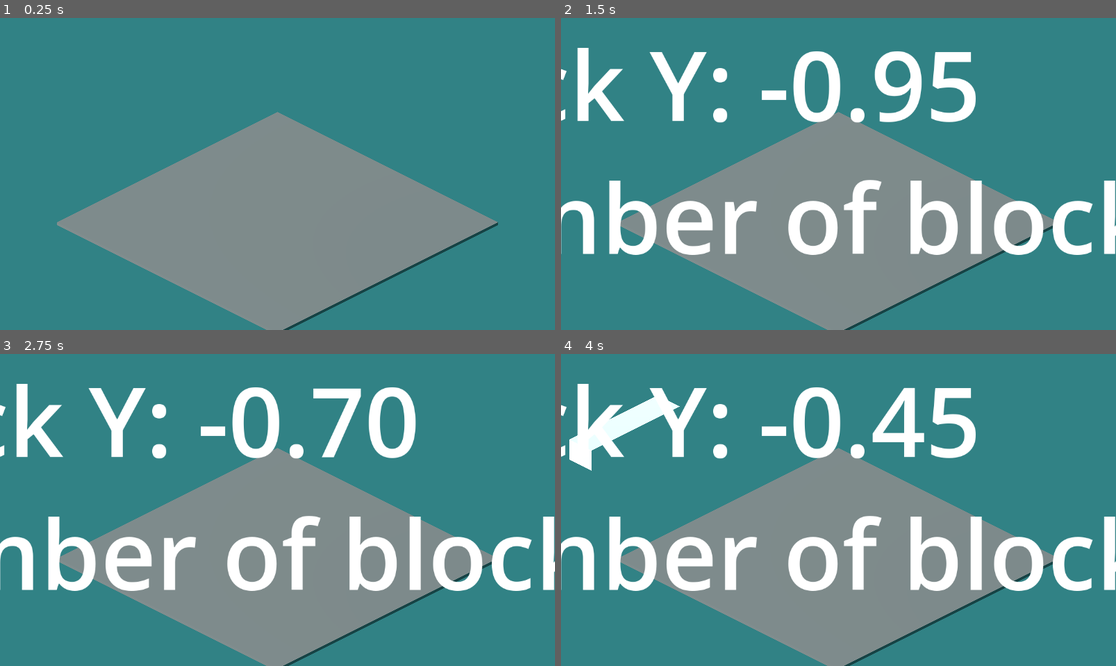
Above: before the commit, frames 1-4 (two rows, left to right).
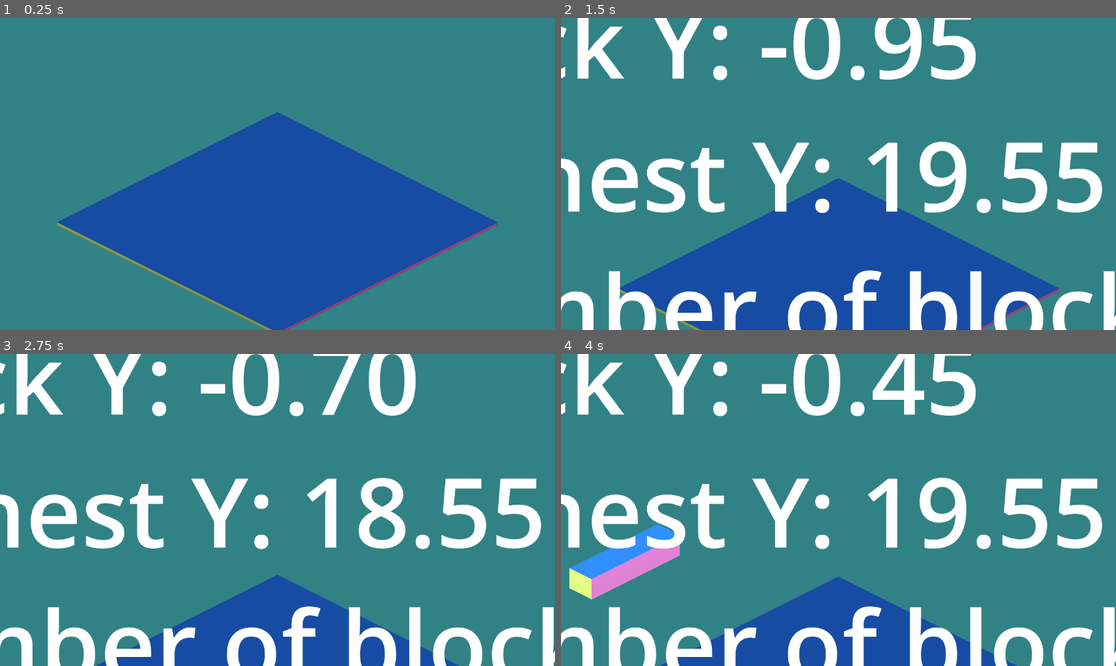
Above: after the commit, the same moments.

Repository: dream-team-reborn/godot-wild-jam-73
Game: Godot game, scene res://scenes/game.tscn
Same seed, same stepped clock (60 frames per second), same inputs: the game is played once before the commit and once after it.
Inputs (mouse positions are in pixels of both pictures, inside the frame that each line leads up to):
- Up to frame 1 (0.25 s): no input
- Up to frame 2 (1.5 s): tap Enter at 0.5 s; move the mouse to (960, 158) at 0.52 s; hold Right (move_right) 0.53-1.25 s; hold Space (confirm) 0.53-1.25 s; click (960, 158) at 0.67 s; drag from (727, 189) to (810, 236) at 1.27 s
- Up to frame 3 (2.75 s): move the mouse to (333, 441) at 2.02 s; hold Right (move_right) from 2.03 s (still down); hold Space (confirm) from 2.03 s (still down)
- Up to frame 4 (4 s): release Right (move_right) at 2.75 s; release Space (confirm) at 2.75 s; drag from (810, 572) to (672, 463) at 2.77 s; move the mouse to (1005, 556) at 3.52 s; hold Left (move_left) from 3.53 s (still down); hold Space (confirm) from 3.53 s (still down)

The runs differ from the first frame. In frame 1, 29% of the frame differs, in the area x 10-90%, y 30-100%; in frame 2, 53%, in the area x 0-100%, y 0-100%; in frame 3, 49%; in frame 4, 51%.

Commit message:
camera movement

Diff:
--- /dev/null
+++ b/scenes/camera_3d.gd
@@ -0,0 +1,26 @@
+extends Camera3D
+
+var initial_y: float
+var lowest_y: float
+var target_y: float
+const ANIMATION_TOTAL_TIME = 1
+var animation_time = 0
+
+func _ready() -> void:
+	initial_y = position.y
+	lowest_y = initial_y
+	target_y = initial_y
+	GlobalEventBus.connect("highest_y", _on_highest_y_change)
+
+func _process(delta: float) -> void:
+	_update_y(delta)
+
+func _update_y(delta):
+	animation_time += delta
+	var weight = animation_time/ANIMATION_TOTAL_TIME
+	position.y = lerp(lowest_y, target_y, weight)
+
+func _on_highest_y_change(new_y):
+	animation_time = 0
+	target_y = initial_y + new_y
+	lowest_y = position.y
--- a/scenes/debug_text_update.gd
+++ b/scenes/debug_text_update.gd
@@ -1,11 +1,13 @@
 extends Label
 
 var y = 0
+var highest_y = 0
 var number_of_blocks = 0
 
 func _ready() -> void:
 	GlobalEventBus.connect("module_y", _on_update_y)
 	GlobalEventBus.connect("block_number_change", _on_block_number_change)
+	GlobalEventBus.connect("highest_y", _on_highest_y_change)
 
 func _on_update_y(other_y):
 	y = other_y
@@ -16,4 +18,8 @@
 	_update_text()
 
 func _update_text():
-	text = "Block Y: %.02f\nNumber of blocks: %d" % [y, number_of_blocks]
+	text = "Block Y: %.02f\nHighest Y: %.02f\nNumber of blocks: %d" % [y, highest_y, number_of_blocks]
+
+func _on_highest_y_change(y):
+	highest_y = y
+	_update_text()
--- a/scenes/game.tscn
+++ b/scenes/game.tscn
@@ -1,7 +1,8 @@
-[gd_scene load_steps=12 format=3 uid="uid://clxbd7k7xwawk"]
+[gd_scene load_steps=13 format=3 uid="uid://clxbd7k7xwawk"]
 
 [ext_resource type="Script" path="res://scripts/module_spawner.gd" id="1_3ofxf"]
 [ext_resource type="Script" path="res://scripts/input_handler.gd" id="2_4aiat"]
+[ext_resource type="Script" path="res://scenes/camera_3d.gd" id="2_xnbdw"]
 [ext_resource type="PackedScene" uid="uid://bclvasfglmlw2" path="res://scripts/block_factory.tscn" id="3_eu714"]
 [ext_resource type="Script" path="res://scenes/game_manager.gd" id="4_3nxp3"]
 [ext_resource type="Script" path="res://scenes/debug_text_update.gd" id="5_qtm6v"]
@@ -32,14 +33,24 @@
 camera_attributes = SubResource("CameraAttributesPhysical_fnq3s")
 compositor = SubResource("Compositor_3uttq")
 
+[node name="DirectionalLight3D2" type="DirectionalLight3D" parent="."]
+transform = Transform3D(-0.707107, 0, 0.707107, 0, 1, 0, -0.707107, 0, -0.707107, 0, 7.93203, 0)
+light_color = Color(1, 0, 0.8, 1)
+
 [node name="DirectionalLight3D" type="DirectionalLight3D" parent="."]
-transform = Transform3D(1, 0, 0, 0, 0.721059, 0.692873, 0, -0.692873, 0.721059, 0, 2.94228, 0)
+transform = Transform3D(1, 0, 0, 0, -4.37114e-08, 1, 0, -1, -4.37114e-08, 0, 7.93203, 0)
+light_color = Color(0, 0.25, 1, 1)
+
+[node name="DirectionalLight3D3" type="DirectionalLight3D" parent="."]
+transform = Transform3D(0.707107, 0, -0.707107, 0, 1, 0, 0.707107, 0, 0.707107, 0, 8.86751, 10.2035)
+light_color = Color(1, 1, 0, 1)
 
 [node name="Camera3D" type="Camera3D" parent="."]
 unique_name_in_owner = true
 transform = Transform3D(0.707107, -0.353553, 0.612372, 0, 0.866025, 0.5, -0.707107, -0.353553, 0.612372, 40, 40, 40)
 projection = 1
 size = 40.0
+script = ExtResource("2_xnbdw")
 
 [node name="Floor" type="StaticBody3D" parent="."]
 transform = Transform3D(0.4, 0, 0, 0, 0.4, 0, 0, 0, 0.4, 0, 0, 0)
@@ -50,6 +61,7 @@
 shape = SubResource("BoxShape3D_bmdca")
 
 [node name="MeshInstance3D" type="MeshInstance3D" parent="Floor"]
+layers = 3
 mesh = SubResource("BoxMesh_sf87x")
 
 [node name="ModuleSpawner" type="Node3D" parent="."]
--- a/scenes/global_event_bus.tscn
+++ b/scenes/global_event_bus.tscn
@@ -29,6 +29,11 @@
 name = &"1"
 type = 2
 
+[sub_resource type="Resource" id="Resource_06xtu"]
+script = ExtResource("3_8my5v")
+name = &"highest_y"
+type = 3
+
 [node name="GlobalEventBus" type="Node"]
 script = ExtResource("1_p2lko")
 
@@ -50,3 +55,7 @@
 [node name="block_number_change" type="Node" parent="."]
 script = ExtResource("2_23oks")
 params = Array[ExtResource("3_8my5v")]([SubResource("Resource_opwcd")])
+
+[node name="highest_y" type="Node" parent="."]
+script = ExtResource("2_23oks")
+params = Array[ExtResource("3_8my5v")]([SubResource("Resource_06xtu")])
--- a/scripts/module_spawner_inspector.gd
+++ b/scripts/module_spawner_inspector.gd
@@ -21,6 +21,7 @@
 
 func _on_timer_timeout() -> void:
 	var now = Time.get_unix_time_from_system()
+	var highest_y = 0
 	for k in _blocks:
 		var block = _blocks[k]
 		for stat in stats:
@@ -34,6 +35,14 @@
 					GlobalEventBus.publish("stat_changed", [stat, value])
 					if interval == 0:
 						_blocks_checks[str(k) + "_" + stat] = -1
+		var block_instance = instance_from_id(k)
+		if block_instance != null:
+			var block_y = block_instance.global_position.y
+			if block_y != null:
+				highest_y = max(highest_y, block_y)
+
+	_send_highest_y_signal(highest_y)
+
 
 func _on_entered_tree(node: Node) -> void:
 	var module = node as Module
@@ -56,3 +65,6 @@
 
 func _send_block_number_change_signal():
 	GlobalEventBus.publish("block_number_change", [_blocks.size()])
+
+func _send_highest_y_signal(highest_y):
+	GlobalEventBus.publish("highest_y", [highest_y])
Not shown: 1 places in scenes/global_event_bus.tscn that only renumber resources
